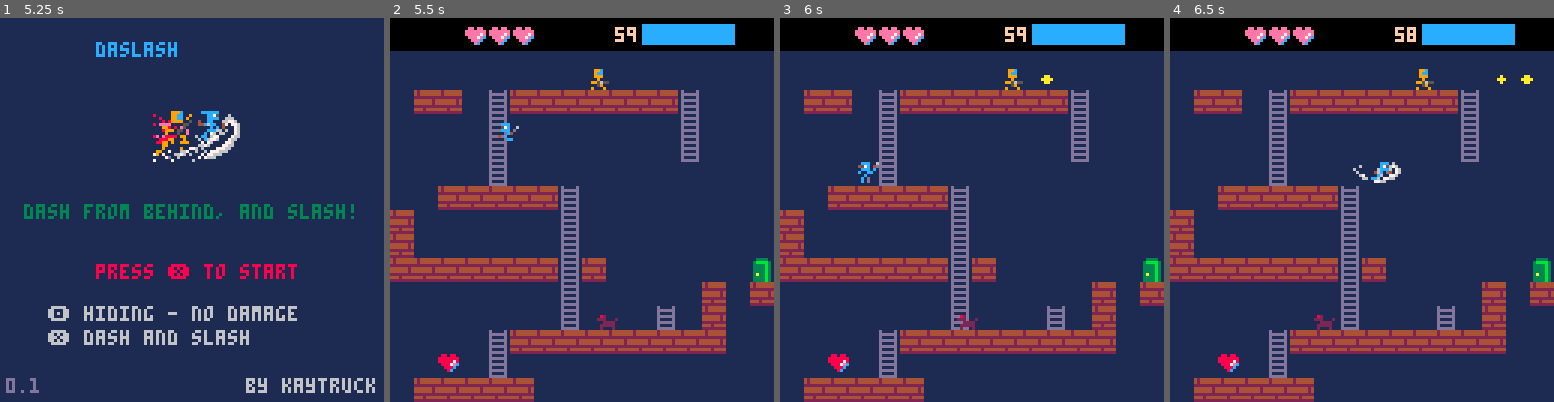
Above: before the commit, frames 1-4 (left to right).
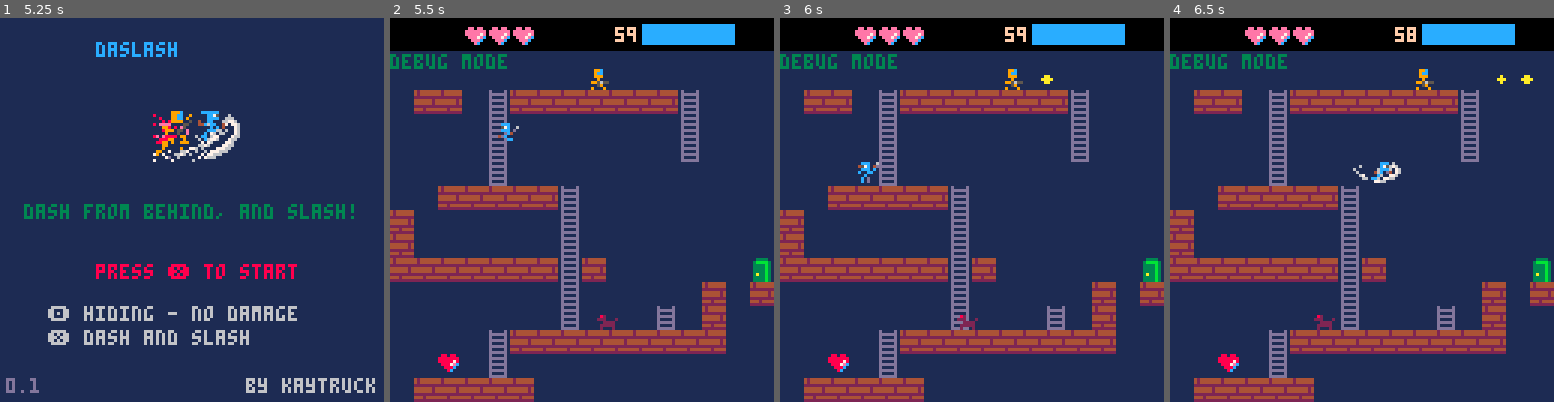
Above: after the commit, the same moments.

Repository: kaytruck/daslash
Game: PICO-8 cartridge daslash.p8
The game is run twice, just before and just after one commit, with the same random seed, the same clock (stepped at 60 frames per second) and the same inputs.
Inputs:
- Up to frame 1 (5.25 s): tap X (X key) at 0.33, 1.07, 1.85, 2.97, 4.08, 5.2 s; tap O (Z key) at 0.7, 1.7, 2.1, 2.5, 2.9, 3.3, 3.7, 4.1, 4.5, 4.9 s; hold Right 1.6-2.1 s; hold Up 2.15-2.42 s; hold Right 2.47-3.03 s; hold Left 3.08-3.58 s; hold Down 3.63-3.97 s; hold Right 4.02-4.68 s; hold Up 4.73-5.03 s; hold Left from 5.08 s (still down)
- Up to frame 2 (5.5 s): keep holding Left; tap O (Z key) at 5.3 s
- Up to frame 3 (6 s): release Left at 5.68 s; tap O (Z key) at 5.7 s; hold Down from 5.73 s (still down)
- Up to frame 4 (6.5 s): release Down at 6.03 s; hold Right from 6.08 s (still down); tap O (Z key) at 6.1 s; tap X (X key) at 6.32 s

Frame 1 is identical in both runs. In frame 2, 0.6% of the frame differs, in the area x 0-31%, y 9-14%; in frame 3, 0.6%; in frame 4, 0.6%.

Commit message:
デバッグモードを追加する

Diff:
--- a/main_draw.lua
+++ b/main_draw.lua
@@ -90,6 +90,9 @@
 end
 
 function debug_print()
+	if debug then
+		print("debug mode", 0, 12, 3)
+	end
 	-- print("player.vx:"..player.vx, 3)
 	-- print("player.vy:"..player.vy, 3)
 	-- print("player.x:"..player.x, 0, 18, 3)
